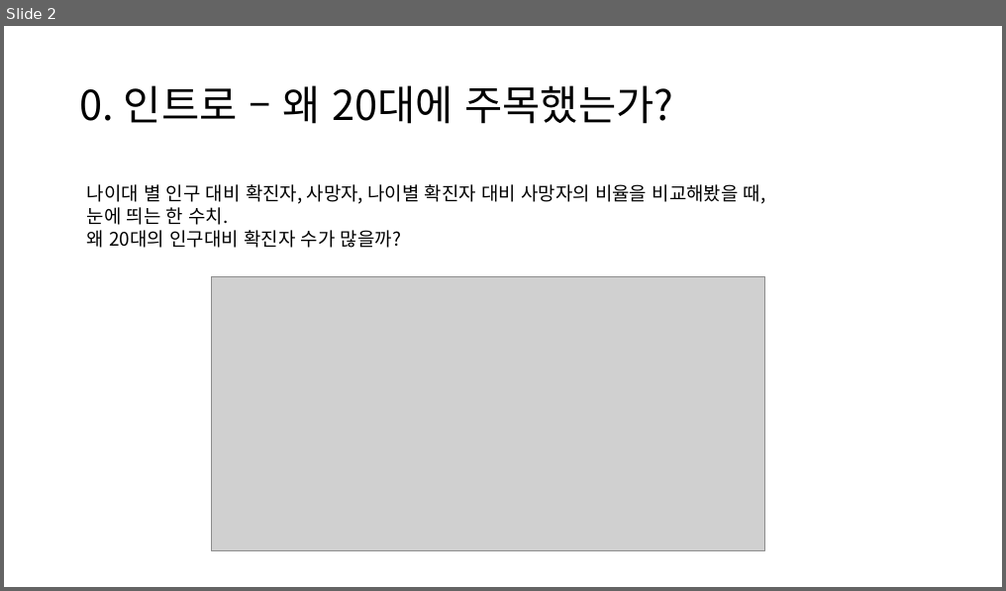
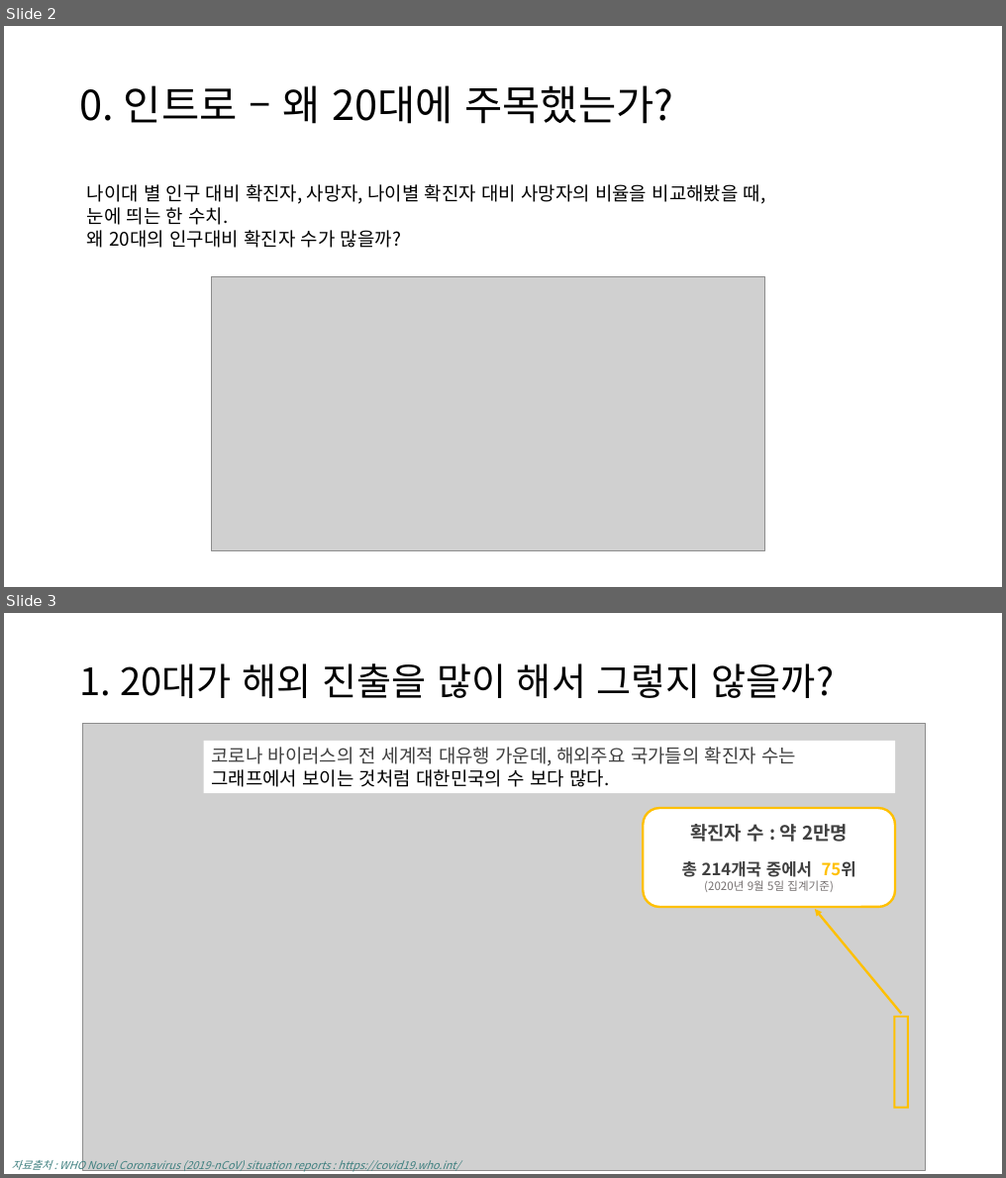
Before and after one commit to JooEHyeon/CORONA19_data_analysis, a slide deck: 최종합본.pptx. Shown one above the other, each under a label of ours: slide 2 before the commit, slides 2 and 3 after it. The pictures are 1006x591 and 1006x1178 pixels, drawn with LibreOffice and Linux fonts; fonts in the diff are those of the drawing; grey boxes stand for pictures. Boxes give left, top, right and bottom in pixels: in the first picture for what was removed or moved away, otherwise in the second. Text is boxed around its words. In the diff, an @@ line names an element or a change of style, - is before the commit and + after.

```diff
--- a/최종합본.pptx
+++ b/최종합본.pptx
@@ slide 3 added at [4,613,1002,1174], background #FFFFFF @@
@@ text added at [80,663,835,698], 36.3 pt, text #000000 @@
+1. 20대가 해외 진출을 많이 해서 그렇지 않을까?
@@ picture added at [83,723,927,1170] @@
@@ rectangle added at [204,741,896,793], fill #FFFFFF, 18 pt, text #404040 @@
+코로나 바이러스의 전 세계적 대유행 가운데, 해외주요 국가들의 확진자 수는
+그래프에서 보이는 것처럼 대한민국의 수 보다 많다.
@@ rounded rectangle added at [644,808,896,907], fill #FFFFFF, outline #FFC000 2.25 pt, 11 pt, text #404040, bold @@
+확진자 수 : 약 2만명
+총 214개국 중에서 75위
+(2020년 9월 5일 집계기준)
@@ arrow added from (902, 1014) to (815, 909), #FFC000 2.25 pt @@
@@ frame added at [893,1016,909,1109], fill #FFC000 @@
@@ text added at [12,1157,459,1173], 10.5 pt, text #408080, italic @@
+자료출처 : WHO Novel Coronavirus (2019-nCoV) situation reports : https://covid19.who.int/
```
Also in this commit, not shown: 9 slides changed, 4 other slides added.
